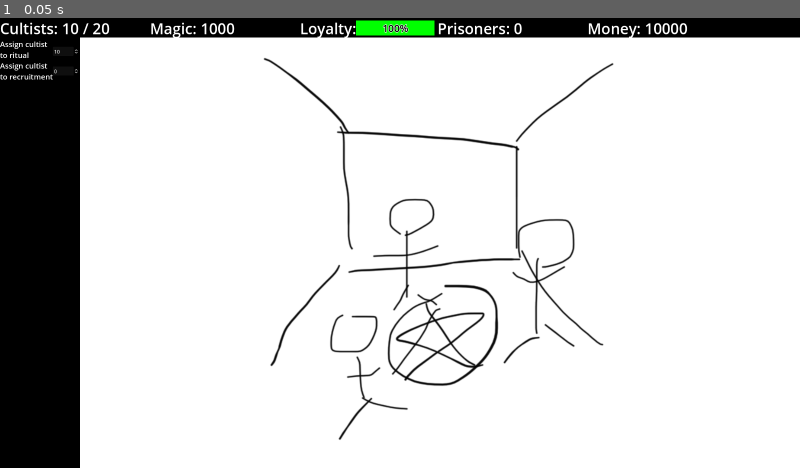
Above: before the commit, frame 1.
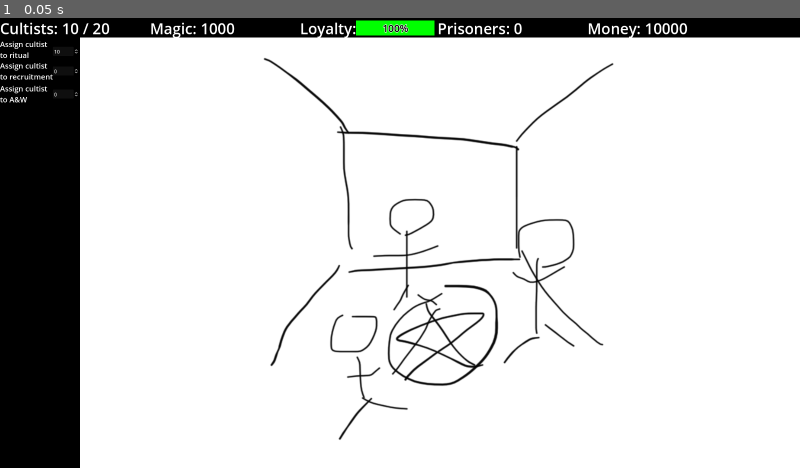
Above: after the commit, the same moment.

Repository: ShroomySquid/Ludum_Dare
Game: Godot game, scene res://node_2d.tscn
The game is run twice, just before and just after one commit, with the same random seed, the same clock (stepped at 60 frames per second) and the same inputs.
Inputs:
- Up to frame 1 (0.05 s): no input

The runs differ from the first frame. In frame 1, less than 0.1% of the frame differs, in the area x 0-10%, y 15-19%.

Commit message:
add a&w job

Diff:
--- a/ui_prototype/Control.gd
+++ b/ui_prototype/Control.gd
@@ -2,36 +2,46 @@
 var available_cultists = 0
 var total_cultists = 20
 var magic_count = 1000
+var peak_magic = 1000
 var loyalty_percent = 100
 var money_count = 10000
 var prisoners_count = 0
 var cultists_in_ritual = 10
 var cultists_in_recruitment = 0
+var cultists_in_job = 0
 var global_timer = 0
 var new_cultist_counter = 0
 
 func _cultists_in_ritual(value: float):
 	cultists_in_ritual = $Cultist_Send.value
-	if (cultists_in_ritual > total_cultists - cultists_in_recruitment):
-		cultists_in_ritual = total_cultists - cultists_in_recruitment
+	if (cultists_in_ritual > total_cultists - cultists_in_recruitment - cultists_in_job):
+		cultists_in_ritual = total_cultists - cultists_in_recruitment - cultists_in_job
 	$Cultist_Send.value = cultists_in_ritual
 
 func _cultists_in_recruitment(value: float):
 	cultists_in_recruitment = $Recruitment_Send.value
-	if (cultists_in_recruitment > total_cultists - cultists_in_ritual):
-		cultists_in_recruitment = total_cultists - cultists_in_ritual
+	if (cultists_in_recruitment > total_cultists - cultists_in_ritual - cultists_in_job):
+		cultists_in_recruitment = total_cultists - cultists_in_ritual - cultists_in_job
 	$Recruitment_Send.value = cultists_in_recruitment
+
+func _cultists_in_job(value: float):
+	cultists_in_job = $Job_Send.value
+	if (cultists_in_job > total_cultists - cultists_in_recruitment - cultists_in_ritual):
+		cultists_in_job = total_cultists - cultists_in_recruitment - cultists_in_ritual
+	$Job_Send.value = cultists_in_job
 
 # Called when the node enters the scene tree for the first time.
 func _ready():
 	$Cultist_Send.value = 10
 	$Cultist_Send.value_changed.connect(self._cultists_in_ritual)
-	$Recruitment_Send.value = 10
+	$Recruitment_Send.value = cultists_in_recruitment
 	$Recruitment_Send.value_changed.connect(self._cultists_in_recruitment)
-	$Recruitment_Send.value = cultists_in_recruitment
+	$Job_Send.value = cultists_in_job
+	$Job_Send.value_changed.connect(self._cultists_in_job)
 
 # Called every frame. 'delta' is the elapsed time since the previous frame.
 func _process(delta):
+	money_count += 10 * delta * cultists_in_job
 	global_timer += delta
 	if (global_timer >= 900):
 		print("Game complete.")
@@ -45,9 +55,13 @@
 		total_cultists += 1
 	if (int(magic_count) == 0):
 		print("Dead you are, try again you must.")
-	available_cultists = total_cultists - cultists_in_ritual - cultists_in_recruitment
+	available_cultists = total_cultists - cultists_in_ritual - cultists_in_recruitment - cultists_in_job
 	$cultist_label.text = "Cultists: " + str(available_cultists) + " / " + str(total_cultists)
 	$magic_label.text = "Magic: " + str(int(magic_count))
 	$loyalty_bar.value = loyalty_percent
 	$prisoners_label.text = "Prisoners: " + str(prisoners_count)
-	$money_label.text = "Money: " + str(money_count)
+	$money_label.text = "Money: " + str(int(money_count))
+	if (magic_count > peak_magic):
+		peak_magic = magic_count
+	if (magic_count < peak_magic / 2):
+		loyalty_percent -= delta
--- a/ui_prototype/ui.tscn
+++ b/ui_prototype/ui.tscn
@@ -110,3 +110,19 @@
 offset_top = 155.0
 offset_right = 252.062
 offset_bottom = 186.0
+
+[node name="Job_Send_Label" type="Label" parent="."]
+layout_mode = 0
+offset_top = 209.0
+offset_right = 168.0
+offset_bottom = 278.0
+text = "Assign cultist
+to A&W"
+label_settings = SubResource("LabelSettings_srj8g")
+
+[node name="Job_Send" type="SpinBox" parent="."]
+layout_mode = 0
+offset_left = 169.0
+offset_top = 229.0
+offset_right = 252.062
+offset_bottom = 260.0
